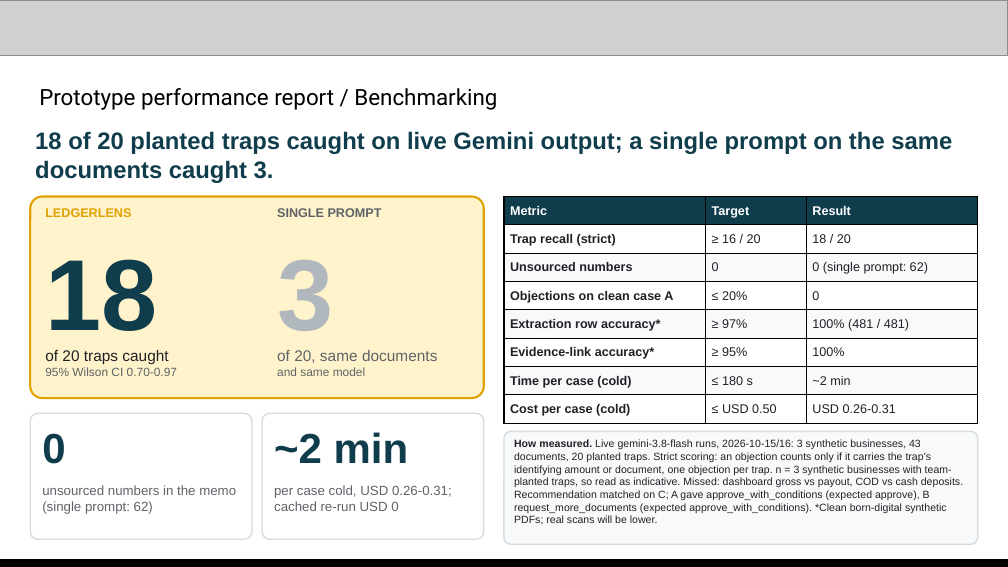
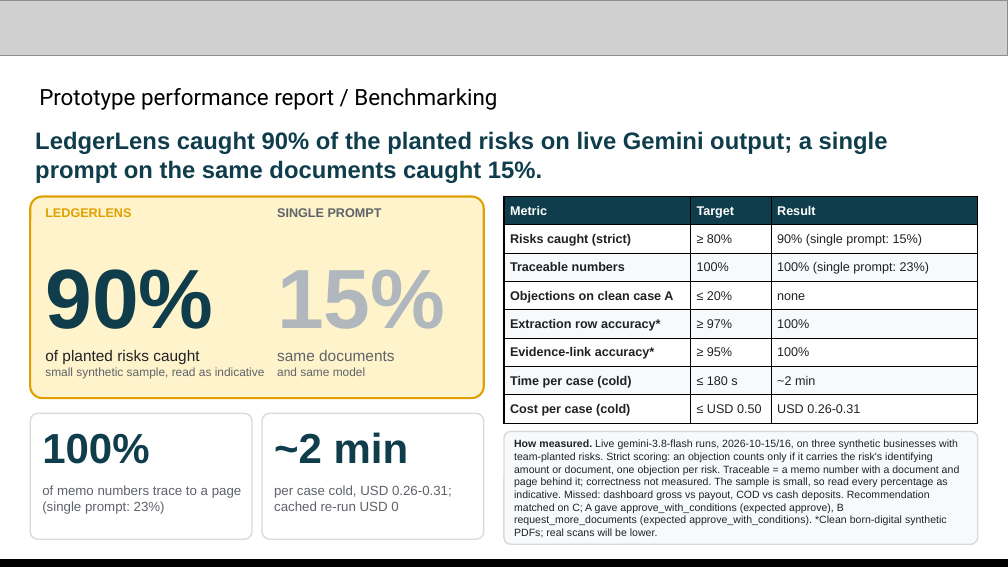
Before and after one commit to changhyeonnam/ghack, a slide deck: slide 12 of presentation/LedgerLens_AI_Builder_Cup_Submission.pptx. Drawn at 1008x567 pixels with LibreOffice and Linux fonts; fonts in the diff are those of the drawing; grey boxes stand for pictures. Boxes give left, top, right and bottom in pixels: in the first picture for what was removed or moved away, otherwise in the second. Text is boxed around its words. In the diff, an @@ line names an element or a change of style, - is before the commit and + after.

```diff
--- a/presentation/LedgerLens_AI_Builder_Cup_Submission.pptx
+++ b/presentation/LedgerLens_AI_Builder_Cup_Submission.pptx
@@ text at bbox=[35, 131, 888, 183]: text changed @@
-18 of 20 planted traps caught on live Gemini output; a single prompt on the same documents caught 3.
+LedgerLens caught 90% of the planted risks on live Gemini output; a single prompt on the same documents caught 15%.
@@ table at bbox=[504, 197, 978, 423] @@
-row 2: Trap recall (strict) | ≥ 16 / 20 | 18 / 20
+row 2: Risks caught (strict) | ≥ 80% | 90% (single prompt: 15%)
-row 3: Unsourced numbers | 0 | 0 (single prompt: 62)
+row 3: Traceable numbers | 100% | 100% (single prompt: 23%)
-row 4, column 3: 0
+row 4, column 3: none
-row 5, column 3: 100% (481 / 481)
+row 5, column 3: 100%
@@ text at bbox=[45, 269, 213, 329]: text changed; size 72 to 60 pt @@
-18
+90%
@@ text at bbox=[277, 270, 445, 329]: text changed; size 72 to 60 pt @@
-3
+15%
@@ text at bbox=[45, 350, 265, 378]: text changed @@
-of 20 traps caught
-95% Wilson CI 0.70-0.97
+of planted risks caught
+small synthetic sample, read as indicative
@@ text at bbox=[277, 350, 394, 361]: text changed @@
-of 20, same documents
+same documents
@@ text at bbox=[42, 433, 149, 464]: text changed @@
-0
+100%
@@ text at bbox=[514, 439, 960, 537]: text changed @@
-How measured. Live gemini-3.8-flash runs, 2026-10-15/16: 3 synthetic businesses, 43 documents, 20 planted traps. Strict scoring: an objection counts only if it carries the trap's identifying amount or document, one objection per trap. n = 3 synthetic businesses with team-planted traps, so read as indicative. Missed: dashboard gross vs payout, COD vs cash deposits. Recommendation matched on C; A gave approve_with_conditions (expected approve), B request_more_documents (expected approve_with_conditions). *Clean born-digital synthetic PDFs; real scans will be lower.
+How measured. Live gemini-3.8-flash runs, 2026-10-15/16, on three synthetic businesses with team-planted risks. Strict scoring: an objection counts only if it carries the risk's identifying amount or document, one objection per risk. Traceable = a memo number with a document and page behind it; correctness not measured. The sample is small, so read every percentage as indicative. Missed: dashboard gross vs payout, COD vs cash deposits. Recommendation matched on C; A gave approve_with_conditions (expected approve), B request_more_documents (expected approve_with_conditions). *Clean born-digital synthetic PDFs; real scans will be lower.
@@ text at bbox=[42, 485, 242, 514]: text changed @@
-unsourced numbers in the memo (single prompt: 62)
+of memo numbers trace to a page (single prompt: 23%)
```
Also in this commit, not shown: 5 other slides changed, 13 other files.
